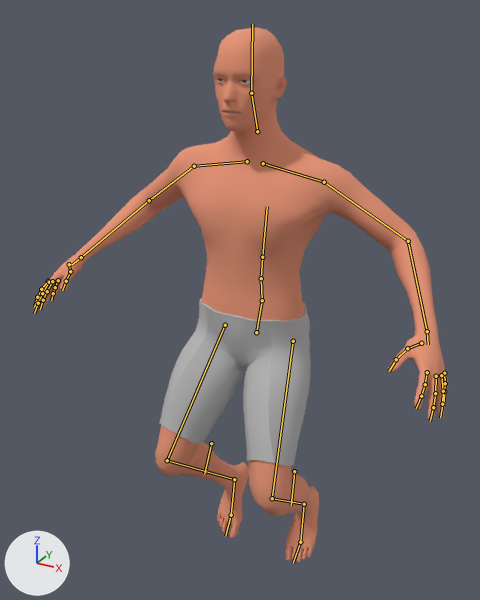
The Blender file ScoopsField/res/models/bodymodel_.blend, before and after one commit.
Rendered twice from a 50 mm camera at (0.781, -1.526, 1.773) aimed at (-0.042, -0.03, 1.026). The lights are fixed; the arrows at lower left show +X, +Y and +Z. The older version comes first. Both versions are drawn at frame 0 of the action 'fall'; the numbers are the values there. The bones that change, and the others that lie on the model, are drawn over the model as lines.

In view in the first picture: 'Human', 'Human.001'.
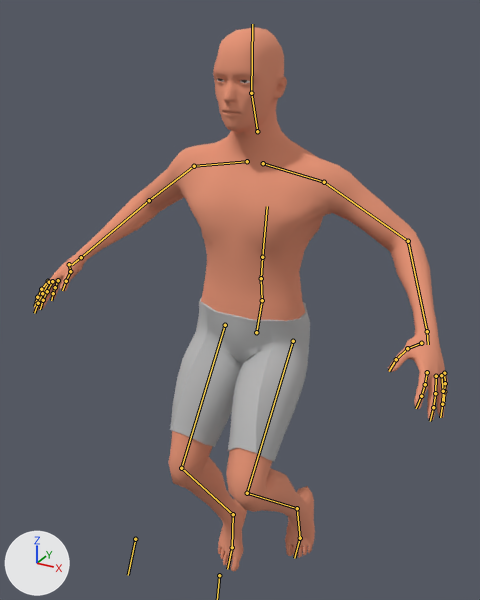
Changed parts and their boxes [x1, y1, x2, y2] in the pictures (480 x 600 px):
'Human', posed: before [33, 27, 448, 563]; after [33, 27, 448, 572]
'Human.001', posed (9% narrower): before [155, 298, 311, 517]; after [168, 297, 310, 514]
bone 'knee_ik_r', root to tip: before (211, 443) to (204, 474); after (135, 539) to (128, 575)
bone 'foot_ik_l', root to tip: before (304, 504) to (300, 542); after (297, 508) to (300, 538)
bone 'foot_ik_r', root to tip: before (234, 479) to (231, 515); after (233, 514) to (232, 547)

The edits, one by one:
Bone 'knee_ik_l' (bone_knee_ik_l) moves from (-0.007, -0.001, 0.003) to (-0.17, 0.172, -0.346).
Bone 'knee_ik_r' (bone_knee_ik_r) moves from (0.007, -0.001, 0.003) to (0.172, 0.172, -0.345).
Bone 'foot_ik_l' (bone_foot_ik_l) moves from (-0.063, -0.196, -0.138) to (-0.058, -0.149, -0.205).
Bone 'foot_ik_l' (bone_foot_ik_l) turns from (55, 1, 0) to (74, 1, 1) degrees about its own x, y and z.
Bone 'foot_ik_r' (bone_foot_ik_r) moves from (0.063, -0.196, -0.138) to (0.107, -0.089, -0.114).
Bone 'foot_ik_r' (bone_foot_ik_r) turns from (55, -1, 0) to (62, -1, 0) degrees about its own x, y and z.
